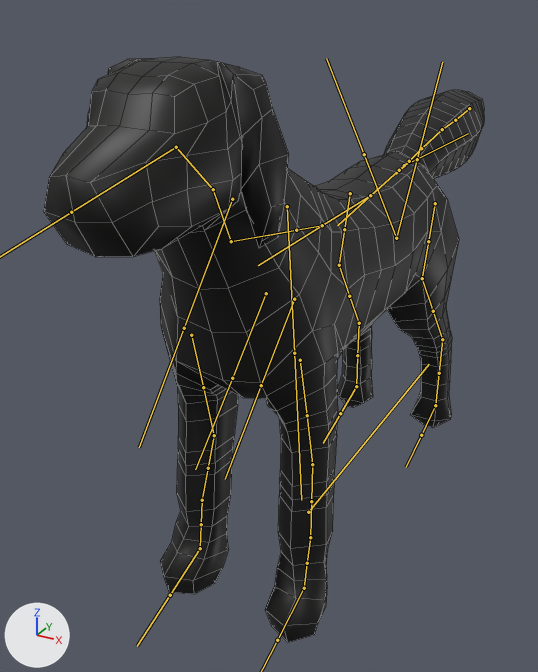
The FBX model Assets/Modelos/Perro/Perro.fbx, before and after one commit.
Rendered twice from a camera (50 mm lens) standing at (2.04, -4.36, 3.61) and looking at (-0.5, 0.26, 1.3). Arrows for +X, +Y and +Z are at lower left; the lights stay in place. The bones that bend it are drawn over the model as lines. Mesh edges are drawn as thin lines.

Names of what the first picture shows: 'Perro.001'.
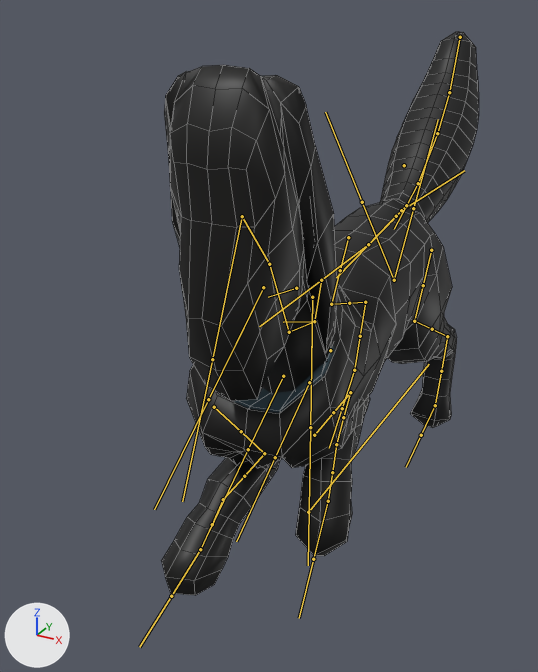
The newer file adds an action. The first version stands in its rest pose; the second is drawn at frame 10 of the action 'rig|Daño'.

The change in detail:
Bone 'DEF-spine.004' (bone_def_spine_004) moves from (0.0, 0.0, 0.0) to (0.0, 0.04, 0.39).
Bone 'DEF-spine.007' (bone_def_spine_007) turns from (0, 0, 0) to (81, 0, 0) degrees about its own x, y and z.
Bone 'DEF-spine.007' (bone_def_spine_007) is rescaled from (1.0, 1.0, 1.0) to (1.15, 0.76, 1.15).
Bone 'DEF-spine.008' (bone_def_spine_008) turns from (0, 0, 0) to (-78, 0, 0) degrees about its own x, y and z.
Bone 'DEF-spine.008' (bone_def_spine_008) is rescaled from (1.0, 1.0, 1.0) to (1.23, 0.45, 1.85).
Bone 'DEF-spine.009' (bone_def_spine_009) turns from (0, 0, 0) to (20, 0, 0) degrees about its own x, y and z.
Bone 'DEF-spine.009' (bone_def_spine_009) is rescaled from (1.0, 1.0, 1.0) to (0.71, 1.77, 1.16).
Bone 'DEF-spine.011' (bone_def_spine_011) turns from (0, 0, 0) to (4, 0, 0) degrees about its own x, y and z.
Bone 'torso' (bone_torso) moves from (0.0, 0.0, 0.0) to (0.0, 0.01, -0.39).
Bone 'spine.003' (bone_spine_003) turns from (0, 0, 0) to (16, 0, 0) degrees about its own x, y and z.
Bone 'spine.002' (bone_spine_002) turns from (0, 0, 0) to (16, 0, 0) degrees about its own x, y and z.
Bone 'spine.001' (bone_spine_001) turns from (0, 0, 0) to (16, 0, 0) degrees about its own x, y and z.
Bone 'spine' (bone_spine) turns from (0, 0, 0) to (16, 0, 0) degrees about its own x, y and z.
Bone 'DEF-spine.001' (bone_def_spine_001) turns from (0, 0, 0) to (-16, 0, 0) degrees about its own x, y and z.
Bone 'DEF-spine.002' (bone_def_spine_002) turns from (0, 0, 0) to (-16, 0, 0) degrees about its own x, y and z.
Bone 'DEF-spine.003' (bone_def_spine_003) turns from (0, 0, 0) to (-16, 0, 0) degrees about its own x, y and z.
Bone 'DEF-thigh.L' (bone_def_thigh_l) turns from (0, 0, 0) to (-11, 0, 0) degrees about its own x, y and z.
Bone 'DEF-thigh.L' (bone_def_thigh_l) is rescaled from (1.0, 1.0, 1.0) to (1.0, 0.99, 1.0).
Bone 'DEF-shin.L' (bone_def_shin_l) turns from (0, 0, 0) to (33, 0, 0) degrees about its own x, y and z.
Bone 'DEF-shin.L' (bone_def_shin_l) is rescaled from (1.0, 1.0, 1.0) to (1.0, 0.99, 1.01).
Bone 'DEF-foot.L' (bone_def_foot_l) turns from (0, 0, 0) to (-36, 0, 0) degrees about its own x, y and z.
Bone 'DEF-foot.L' (bone_def_foot_l) is rescaled from (1.0, 1.0, 1.0) to (1.0, 0.99, 1.01).
Bone 'DEF-toe.L' (bone_def_toe_l) turns from (0, 0, 0) to (13, 0, 1) degrees about its own x, y and z.
Bone 'DEF-thigh.R' (bone_def_thigh_r) turns from (0, 0, 0) to (-18, 0, 0) degrees about its own x, y and z.
Bone 'DEF-thigh.R' (bone_def_thigh_r) is rescaled from (1.0, 1.0, 1.0) to (1.0, 0.99, 1.0).
Bone 'DEF-shin.R' (bone_def_shin_r) turns from (0, 0, 0) to (50, 0, 0) degrees about its own x, y and z.
Bone 'DEF-shin.R' (bone_def_shin_r) is rescaled from (1.0, 1.0, 1.0) to (1.0, 0.98, 1.02).
Bone 'DEF-foot.R' (bone_def_foot_r) turns from (0, 0, 0) to (-52, 0, 0) degrees about its own x, y and z.
Bone 'DEF-foot.R' (bone_def_foot_r) is rescaled from (1.0, 1.0, 1.0) to (1.0, 0.98, 1.02).
Bone 'DEF-toe.R' (bone_def_toe_r) turns from (0, 0, 0) to (49, 0, -2) degrees about its own x, y and z.
Bone 'DEF-toe.R' (bone_def_toe_r) is rescaled from (1.0, 1.0, 1.0) to (0.99, 1.01, 1.0).
Bone 'MCH-spine.008' (bone_mch_spine_008) moves from (0.0, 0.0, 0.0) to (0.0, 0.58, -0.68).
Bone 'MCH-spine.008' (bone_mch_spine_008) turns from (0, 0, 0) to (-21, 0, 0) degrees about its own x, y and z.
Bone 'MCH-pivot' (bone_mch_pivot) moves from (0.0, 0.0, 0.0) to (0.0, 0.42, -0.15).
Bone 'MCH-pivot' (bone_mch_pivot) turns from (0, 0, 0) to (10, 0, 0) degrees about its own x, y and z.
Bone 'DEF-front_thigh.L' (bone_def_front_thigh_l) turns from (0, 0, 0) to (-78, 4, 5) degrees about its own x, y and z.
Bone 'DEF-front_thigh.L' (bone_def_front_thigh_l) is rescaled from (1.0, 1.0, 1.0) to (1.01, 0.98, 1.01).
Bone 'DEF-front_shin.L' (bone_def_front_shin_l) turns from (0, 0, 0) to (126, -3, 2) degrees about its own x, y and z.
Bone 'DEF-front_shin.L' (bone_def_front_shin_l) is rescaled from (1.0, 1.0, 1.0) to (1.0, 0.99, 1.01).
Bone 'DEF-front_shin.L.001' (bone_def_front_shin_l_001) turns from (0, 0, 0) to (0, -6, 0) degrees about its own x, y and z.
Bone 'DEF-front_foot.L' (bone_def_front_foot_l) turns from (0, 0, 0) to (-32, -6, 8) degrees about its own x, y and z.
Bone 'DEF-front_foot.L' (bone_def_front_foot_l) is rescaled from (1.0, 1.0, 1.0) to (0.99, 1.02, 1.0).
Bone 'DEF-front_toe.L' (bone_def_front_toe_l) turns from (0, 0, 0) to (-64, -7, -3) degrees about its own x, y and z.
Bone 'DEF-front_thigh.R' (bone_def_front_thigh_r) turns from (0, 0, 0) to (-36, 0, -1) degrees about its own x, y and z.
Bone 'DEF-front_thigh.R' (bone_def_front_thigh_r) is rescaled from (1.0, 1.0, 1.0) to (1.01, 0.98, 1.01).
Bone 'DEF-front_shin.R' (bone_def_front_shin_r) turns from (0, 0, 0) to (82, 0, 0) degrees about its own x, y and z.
Bone 'DEF-front_shin.R' (bone_def_front_shin_r) is rescaled from (1.0, 1.0, 1.0) to (1.0, 0.97, 1.03).
Bone 'DEF-front_foot.R' (bone_def_front_foot_r) turns from (0, 0, 0) to (-17, 5, -2) degrees about its own x, y and z.
Bone 'DEF-front_foot.R' (bone_def_front_foot_r) is rescaled from (1.0, 1.0, 1.0) to (0.99, 1.02, 0.99).
Bone 'DEF-front_toe.R' (bone_def_front_toe_r) turns from (0, 0, 0) to (-38, 4, 3) degrees about its own x, y and z.

Changed parts and their boxes [x1, y1, x2, y2] in the pictures (538 x 672 px):
'Perro.001', posed (28% narrower): before [44, 56, 484, 642]; after [162, 31, 479, 595]
'Perro', posed (not visible before): after [221, 210, 335, 412]
bone 'DEF-spine.004', root to tip: before (409, 161) to (399, 170); after (406, 205) to (396, 216)
bone 'DEF-spine.007', root to tip: before (322, 225) to (296, 230); after (321, 280) to (314, 321)
bone 'DEF-spine.008', root to tip: before (296, 230) to (231, 241); after (314, 321) to (289, 332)
bone 'DEF-spine.009', root to tip: before (231, 241) to (213, 189); after (289, 332) to (269, 264)
bone 'DEF-spine.011', root to tip: before (176, 147) to (71, 212); after (242, 216) to (212, 359)
bone 'torso', root to tip: before (404, 165) to (468, 133); after (401, 210) to (464, 170)
bone 'spine.003', root to tip: before (409, 161) to (421, 148); after (406, 205) to (418, 183)
bone 'spine.002', root to tip: before (421, 148) to (442, 129); after (418, 183) to (437, 133)
bone 'spine.001', root to tip: before (442, 129) to (455, 120); after (437, 133) to (449, 92)
bone 'spine', root to tip: before (455, 120) to (469, 108); after (449, 92) to (460, 37)
bone 'DEF-spine.001', root to tip: before (455, 120) to (442, 129); after (449, 92) to (437, 133)
bone 'DEF-spine.002', root to tip: before (442, 129) to (421, 148); after (437, 133) to (418, 183)
bone 'DEF-spine.003', root to tip: before (421, 148) to (409, 161); after (418, 183) to (406, 205)
bone 'DEF-thigh.L', root to tip: before (435, 203) to (428, 241); after (431, 250) to (423, 285)
bone 'DEF-shin.L', root to tip: before (422, 278) to (433, 311); after (414, 321) to (432, 329)
bone 'DEF-foot.L', root to tip: before (442, 339) to (439, 373); after (447, 336) to (441, 371)
bone 'DEF-thigh.R', root to tip: before (350, 193) to (344, 229); after (348, 237) to (340, 270)
bone 'DEF-shin.R', root to tip: before (339, 265) to (349, 296); after (331, 304) to (349, 303)
bone 'DEF-foot.R', root to tip: before (359, 323) to (357, 355); after (365, 302) to (360, 336)
bone 'DEF-toe.R', root to tip: before (356, 386) to (340, 413); after (354, 370) to (342, 408)
bone 'MCH-spine.008', root to tip: before (296, 230) to (297, 230); after (330, 350) to (331, 350)
bone 'MCH-pivot', root to tip: before (296, 230) to (295, 230); after (314, 321) to (314, 321)
bone 'DEF-front_thigh.L', root to tip: before (300, 360) to (307, 415); after (314, 435) to (333, 412)
bone 'DEF-front_shin.L', root to tip: before (312, 464) to (311, 501); after (350, 392) to (343, 417)
bone 'DEF-front_shin.L.001', root to tip: before (311, 501) to (310, 537); after (343, 417) to (336, 444)
bone 'DEF-front_foot.L', root to tip: before (310, 537) to (307, 563); after (336, 444) to (332, 472)
bone 'DEF-front_toe.L', root to tip: before (304, 588) to (277, 640); after (328, 501) to (313, 559)
bone 'DEF-front_thigh.R', root to tip: before (191, 335) to (203, 387); after (214, 407) to (241, 431)
bone 'DEF-front_shin.R', root to tip: before (214, 435) to (208, 468); after (264, 453) to (244, 476)
bone 'DEF-front_foot.R', root to tip: before (202, 500) to (201, 524); after (223, 499) to (212, 524)
bone 'DEF-front_toe.R', root to tip: before (200, 548) to (170, 595); after (200, 549) to (171, 596)
